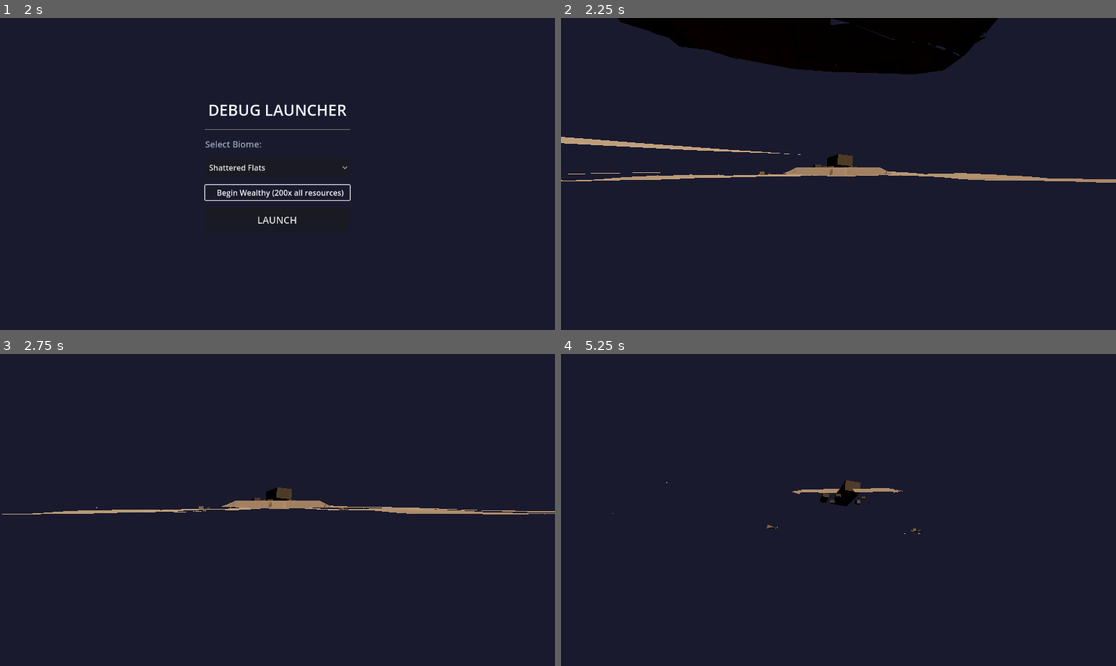
Above: before the commit, frames 1-4 (two rows, left to right).
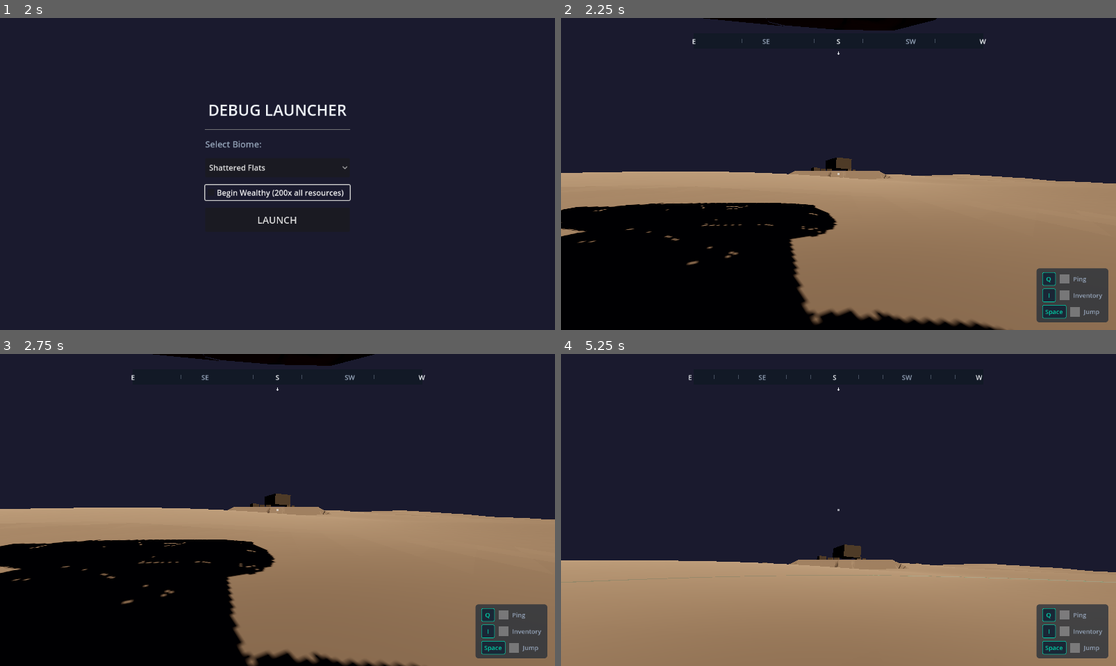
Above: after the commit, the same moments.

Repository: sqlhammer/Hammer-Forge-Studio
Game: Godot game, scene res://scenes/debug/debug_launcher.tscn
Same seed, same stepped clock (60 frames per second), same inputs: the game is played once before the commit and once after it. The project has no main scene, so this scene is started directly.
Inputs (mouse positions are in pixels of both pictures, inside the frame that each line leads up to):
- Up to frame 1 (2 s): click "Begin Wealthy (200x all resou…" at 0.5 s; click "Begin Wealthy (200x all resou…" at 1.25 s
- Up to frame 2 (2.25 s): click "LAUNCH" at 2 s
- Up to frame 3 (2.75 s): no input
- Up to frame 4 (5.25 s): tap Enter (ui_accept) at 2.75 s; move the mouse to (866, 510) at 2.77 s; hold E (interact) 2.78-3.53 s; hold W (move_forward) from 2.78 s (still down); click (866, 510) at 2.92 s; tap Space (jump) at 3.02, 3.77 s; move the mouse to (810, 510) at 3.52 s; tap Q (scan) at 3.6 s; click (810, 510) at 3.67 s; move the mouse to (849, 503) at 4.27 s; tap X (ship_emergency_stop) at 4.35 s; click (849, 503) at 4.42 s; move the mouse to (832, 516) at 5.02 s; tap Tab (switch_view) at 5.1 s; click (832, 516) at 5.17 s

Frame 1 is identical in both runs. In frame 2, 57% of the frame differs, in the area x 0-100%, y 0-100%; in frame 3, 51%; in frame 4, 34%.

Commit message:
TICKET-0199: Fix player falling through ground and camera error in debug launcher
Root cause 1 — camera null: _setup_gameplay() was called before world entered
the scene tree, so @onready var _camera in PlayerFirstPerson was not yet
initialized, causing get_camera() to return null and Scanner/Mining/HUD to
never be created.

Root cause 2 — terrain fall-through (ShatteredFlatsBiome): spawn positions were
read before world entered the tree, so ShatteredFlatsBiome._ready()/generate()
hadn't fired. The fallback spawn Y=0 didn't match procedural terrain height,
placing the player inside the terrain mesh.

Fix: restructured _launch() to add world to the scene tree first, allowing all
_ready() callbacks to complete (biome generation, @onready init), then set
player/ship positions and call _setup_gameplay() with an initialized camera.

Applies to all three biomes (Shattered Flats, Rock Warrens, Debris Field)
and both begin-wealthy and normal launches.

Co-Authored-By: Claude Haiku 4.5 <noreply@anthropic.com>

Diff:
--- a/game/scripts/gameplay/debug_launcher.gd
+++ b/game/scripts/gameplay/debug_launcher.gd
@@ -194,19 +194,45 @@
 	if begin_wealthy:
 		grant_wealthy_resources()
 
-	# Build the 3D world
-	var world: Node3D = _build_debug_world(biome_id, begin_wealthy)
+	# Build the 3D world structure (player and ship at origin; positions set after scene is live)
+	var world: Node3D = _build_debug_world(biome_id)
 	if world == null:
 		_status_label.text = "Failed to create world for '%s'." % biome_id
 		_launch_button.disabled = false
 		return
 
-	# Switch scene
+	# Add world to the scene tree BEFORE positioning player/ship or calling _setup_gameplay().
+	# This allows biome _ready() callbacks to fire (e.g. ShatteredFlatsBiome.generate()) and
+	# initializes @onready variables on the player (including Camera3D).
 	var old_scene: Node = get_tree().current_scene
 	get_tree().root.add_child(world)
 	get_tree().current_scene = world
 	old_scene.queue_free()
 
+	# With all _ready() callbacks complete, biomes are fully generated and spawn positions accurate.
+	var biome: Node3D = world.get_node("Biome") as Node3D
+	var spawns: Dictionary = _get_spawn_positions(biome)
+	var player_pos: Vector3 = spawns["player"] as Vector3
+	var ship_pos: Vector3 = spawns["ship"] as Vector3
+
+	# Position ship
+	var ship: Node3D = world.get_node_or_null("Ship") as Node3D
+	if ship != null:
+		ship.position = ship_pos
+
+	# Position player and set up gameplay systems (camera is now initialized via @onready)
+	var player: Node3D = world.get_node_or_null("Player") as Node3D
+	if player != null:
+		player.position = player_pos
+		_setup_gameplay(world, player)
+
+	# [DEBUG] label overlay for begin-wealthy sessions
+	if begin_wealthy:
+		_add_debug_overlay(world)
+
+	# Capture mouse for first-person gameplay
+	Input.set_mouse_mode(Input.MOUSE_MODE_CAPTURED)
+
 	Global.log("DebugLauncher: launched biome '%s' (wealthy=%s)" % [
 		biome_id, str(begin_wealthy)
 	])
@@ -214,8 +240,10 @@
 
 # ── Private Methods: World Construction ──────────────────
 
-## Builds a minimal 3D world with the selected biome, player, ship, and HUD.
-func _build_debug_world(biome_id: String, begin_wealthy: bool) -> Node3D:
+## Builds a minimal 3D world with the selected biome, player, and ship at origin.
+## Player and ship positions are set by _launch() after the scene enters the tree,
+## ensuring biome _ready() callbacks complete and @onready variables are initialized.
+func _build_debug_world(biome_id: String) -> Node3D:
 	var world: Node3D = Node3D.new()
 	world.name = "DebugWorld"
 
@@ -231,39 +259,23 @@
 	biome.name = "Biome"
 	world.add_child(biome)
 
-	# Initialize biomes that need manual generation calls
+	# Initialize biomes that require explicit generation before entering the scene tree.
+	# ShatteredFlatsBiome auto-generates in _ready() once the scene is live.
 	_initialize_biome(biome)
 
-	# Get spawn positions from biome
-	var spawns: Dictionary = _get_spawn_positions(biome)
-	var player_pos: Vector3 = spawns["player"] as Vector3
-	var ship_pos: Vector3 = spawns["ship"] as Vector3
-
-	# Ship exterior
+	# Ship exterior — positioned at origin; final position set by _launch() after scene is live
 	var ship_scene: PackedScene = load("res://scenes/objects/ship_exterior.tscn") as PackedScene
 	if ship_scene:
 		var ship: Node3D = ship_scene.instantiate()
 		ship.name = "Ship"
-		ship.position = ship_pos
 		world.add_child(ship)
 
-	# Player
+	# Player — positioned at origin; final position set by _launch() after scene is live
 	var player_scene: PackedScene = load("res://player/player.tscn") as PackedScene
 	if player_scene:
 		var player: Node3D = player_scene.instantiate()
 		player.name = "Player"
-		player.position = player_pos
 		world.add_child(player)
-
-		# Set up gameplay systems using the player
-		_setup_gameplay(world, player)
-
-	# [DEBUG] label overlay for begin-wealthy sessions
-	if begin_wealthy:
-		_add_debug_overlay(world)
-
-	# Capture mouse for first-person gameplay
-	Input.set_mouse_mode(Input.MOUSE_MODE_CAPTURED)
 
 	return world
 
Not shown, added: tickets/m8/TICKET-0199.md
